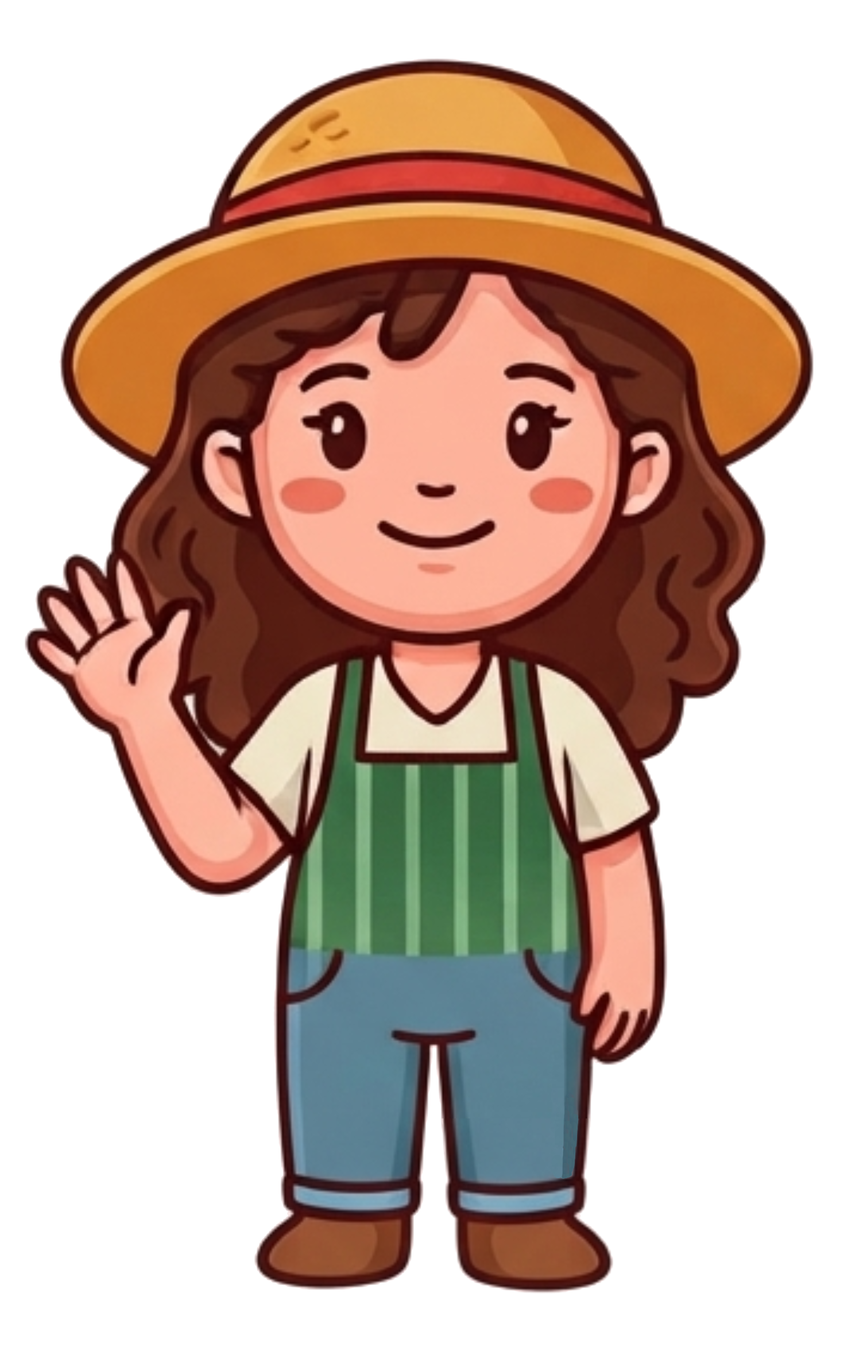
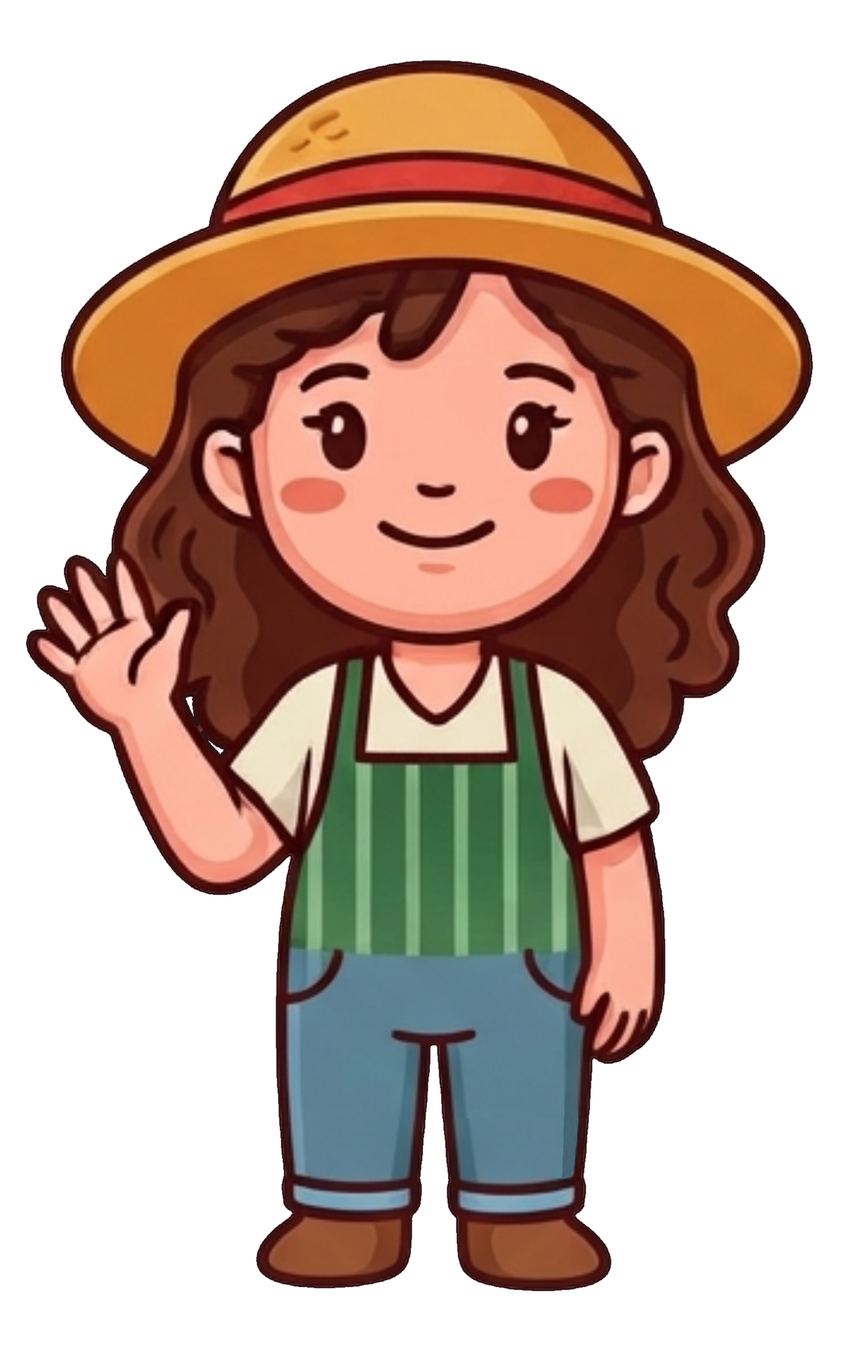
Before/after of a 867px x 1347px layered artwork. What changed in the layer stack:
painted on "Capa 2" over [left=24, top=57, right=814, bottom=1294]
